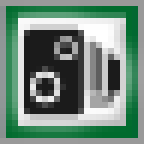
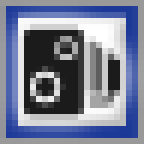
Revision of a layered (144, 144) image; what changed, layer by layer:
hid group "15" (3 layers) over (0, 6, 138, 138)
painted on "Blue rect" over (0, 6, 138, 138)
